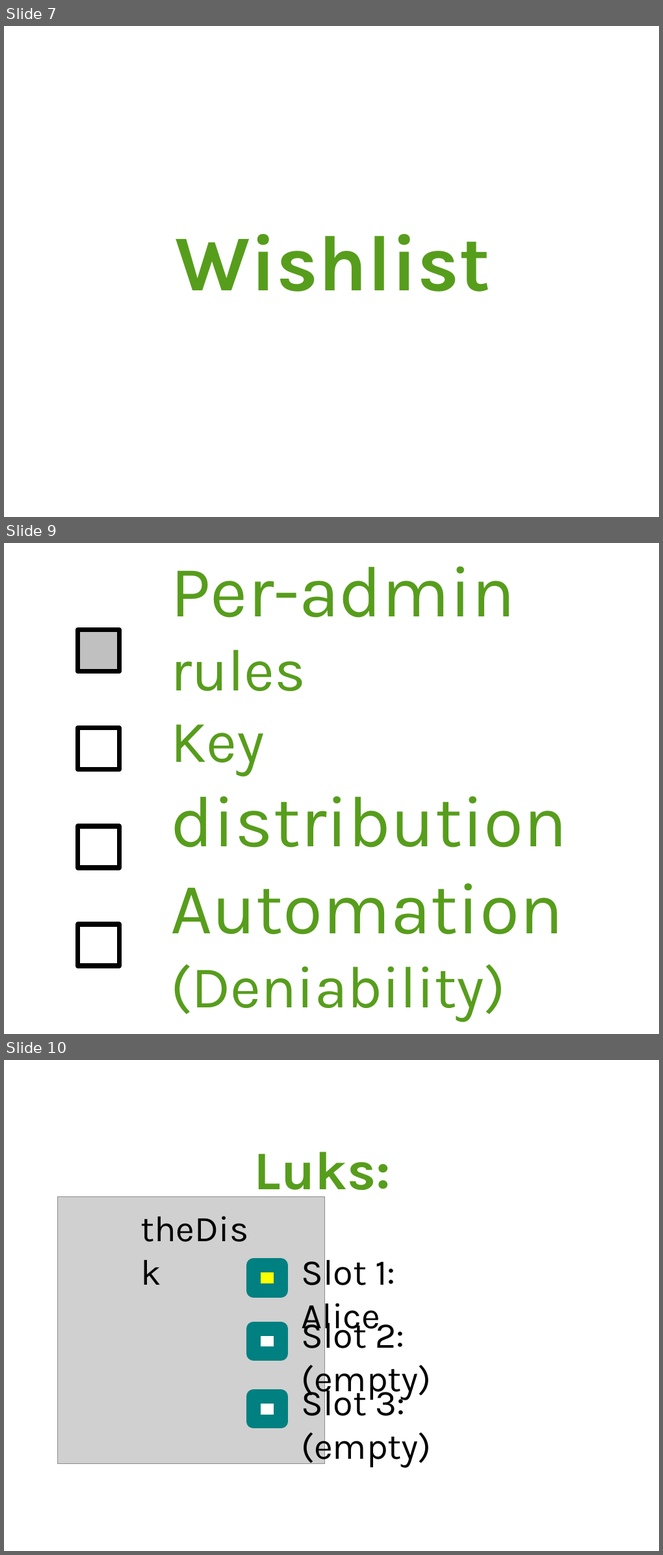
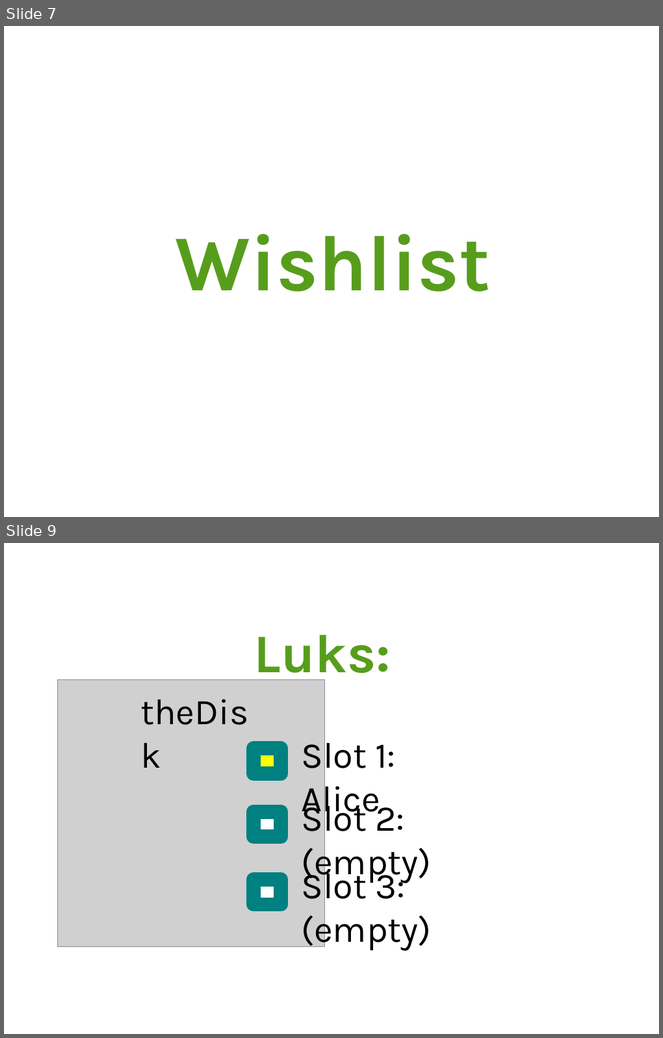
Before and after one commit to arver/arver, a slide deck: presentation/28c3.odp. Shown one above the other, each under a label of ours: slides 7, 9 and 10 before the commit, slides 7 and 9 after it; the slides between them are not shown. The pictures are 663x1555 and 663x1038 pixels, drawn with LibreOffice and Linux fonts; fonts in the diff are those of the drawing; grey boxes stand for pictures. Boxes give left, top, right and bottom in pixels: in the first picture for what was removed or moved away, otherwise in the second. Text is boxed around its words. In the diff, an @@ line names an element or a change of style, - is before the commit and + after.

```diff
--- a/presentation/28c3.odp
+++ b/presentation/28c3.odp
@@ slide 9 removed at <box>4,543,659,1034</box>, background #FFFFFF @@
@@ title removed at <box>170,566,568,1022</box> @@
-Per-admin rules
-Key distribution
-Automation
-(Deniability)
@@ rectangle removed at <box>77,630,119,672</box> @@
@@ rectangle removed at <box>77,728,119,770</box> @@
@@ rectangle removed at <box>77,826,119,868</box> @@
@@ rectangle removed at <box>77,925,119,966</box> @@
@@ what was slide 10 is now slide 9 @@
```
Also in this commit, not shown: 4 slides changed, 1 other slide removed.
